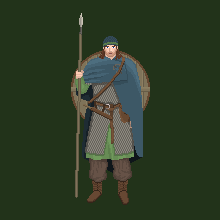
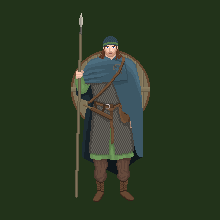
Before/after of a 220 × 220 layered artwork. What changed in the layer stack:
painted on "Background" over [85, 82, 135, 205]
